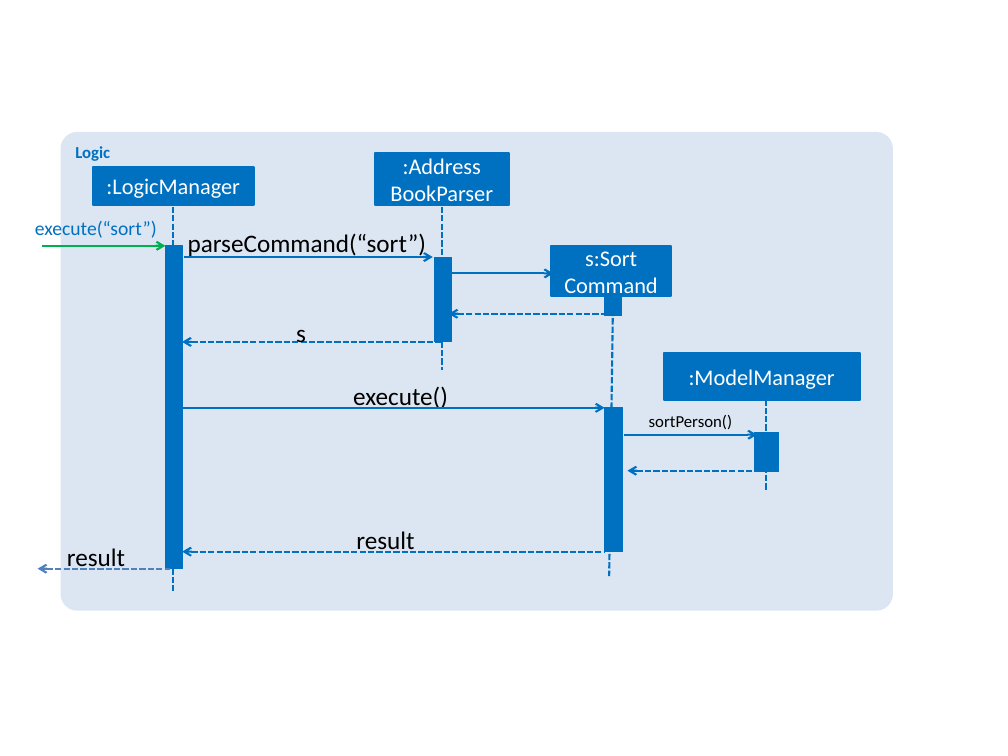
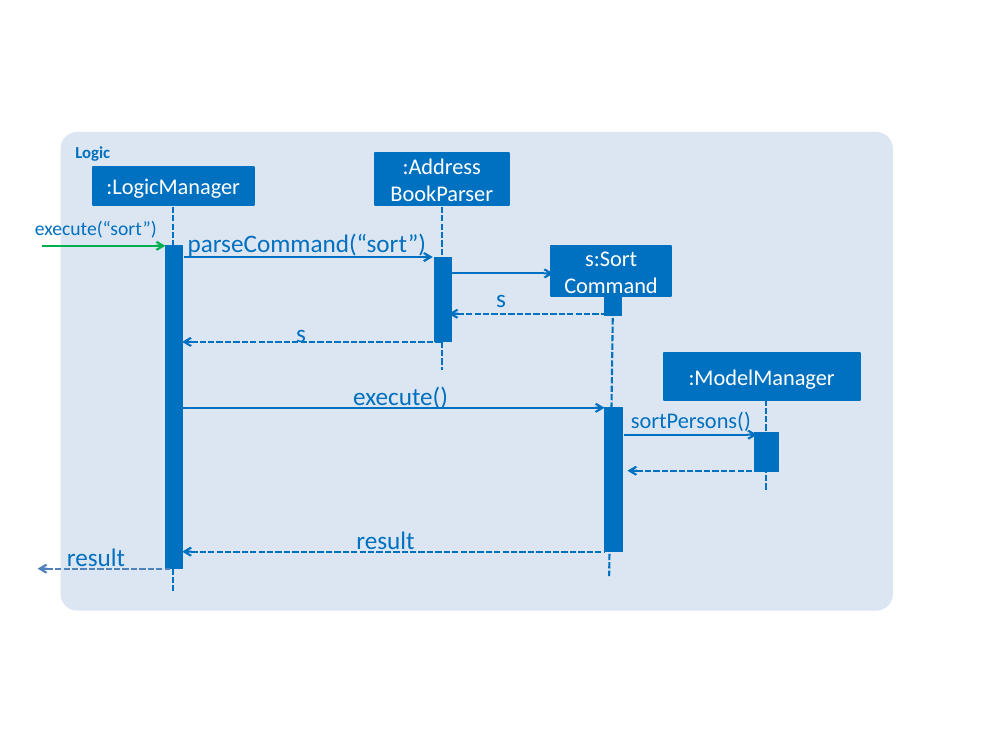
Before and after one commit to x3tsunayh/main, a slide deck: slide 1 of docs/diagrams/SortingSequenceDiagram.pptx. Drawn at 1008x756 pixels with LibreOffice and Linux fonts; fonts in the diff are those of the drawing. Boxes give left, top, right and bottom in pixels: in the first picture for what was removed or moved away, otherwise in the second. Text is boxed around its words. In the diff, an @@ line names an element or a change of style, - is before the commit and + after.

```diff
--- a/docs/diagrams/SortingSequenceDiagram.pptx
+++ b/docs/diagrams/SortingSequenceDiagram.pptx
@@ text added at <box>496,294,506,314</box>, 18 pt, text #0070C0 @@
+s
@@ text at <box>631,412,751,434</box>: text changed; size 12 to 16 pt; text colour #000000 to #0070C0 @@
-sortPerson()
+sortPersons()
@@ text colour #000000 to #0070C0 in 5 elements at <box>353,386,448,409</box>, <box>188,233,426,258</box>, <box>296,329,306,343</box>, <box>67,548,125,570</box>, <box>356,531,414,553</box> @@
```
Also in this commit, not shown: 6 other files.
